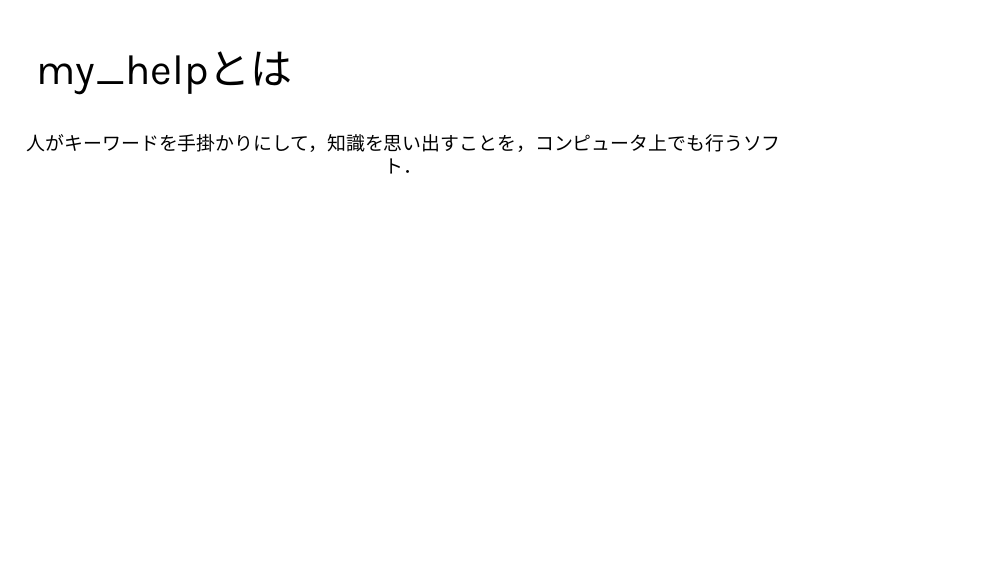
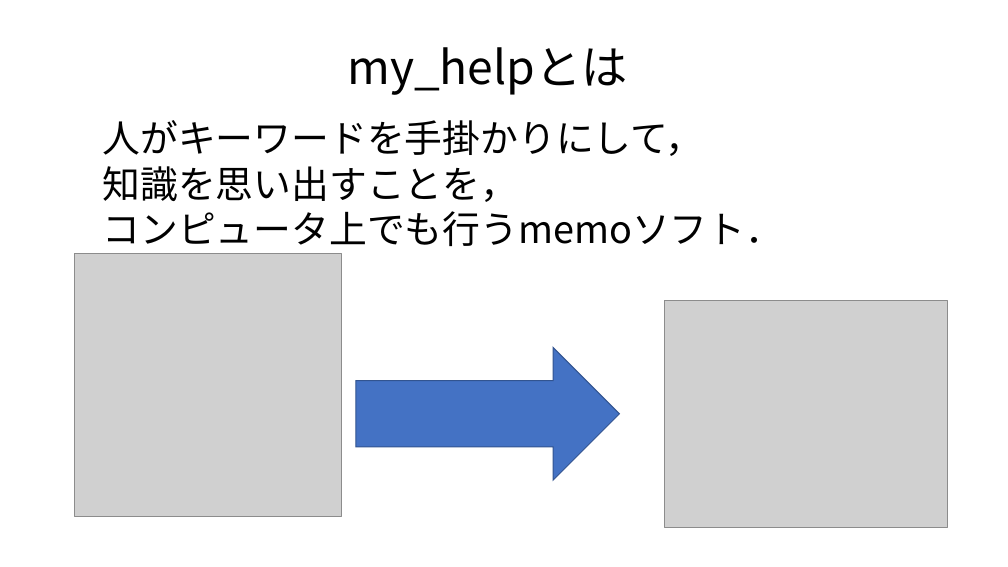
Before and after one commit to daddygongon/my_help, a slide deck: slide 3 of docs/tomoko/mid_presen.pptx (slide 2 before the commit). Drawn at 1008x567 pixels with LibreOffice and Linux fonts; fonts in the diff are those of the drawing; grey boxes stand for pictures; background and template pictures are left out. Boxes give left, top, right and bottom in pixels: in the first picture for what was removed or moved away, otherwise in the second. Text is boxed around its words. In the diff, an @@ line names an element or a change of style, - is before the commit and + after.

```diff
--- a/docs/tomoko/mid_presen.pptx
+++ b/docs/tomoko/mid_presen.pptx
@@ text "my_helpとは": place and size @@
-text "my_helpとは" at bbox=[36, 51, 292, 95]
+text "my_helpとは" at bbox=[347, 47, 628, 95]
@@ text "my_helpとは" at bbox=[347, 47, 628, 95]: size 40 to 44 pt, font Karla to Noto Sans CJK JP; alignment left to centre @@
@@ text at bbox=[102, 120, 783, 254]: text changed; size 18 to 36 pt; font Karla to Noto Sans CJK JP @@
-人がキーワードを手掛かりにして，知識を思い出すことを，コンピュータ上でも行うソフト．
+人がキーワードを手掛かりにして，
+知識を思い出すことを，
+コンピュータ上でも行うmemoソフト．
@@ picture added at bbox=[75, 254, 342, 516] @@
@@ picture added at bbox=[665, 301, 948, 527] @@
@@ right arrow added at bbox=[356, 348, 620, 481], fill #4472C4, outline #325491 1 pt @@
@@ ellipse removed at bbox=[945, 517, 979, 551] @@
```
Also in this commit, not shown: 2 other slides changed, 4 slides added, 3 slides removed, 4 other files.
